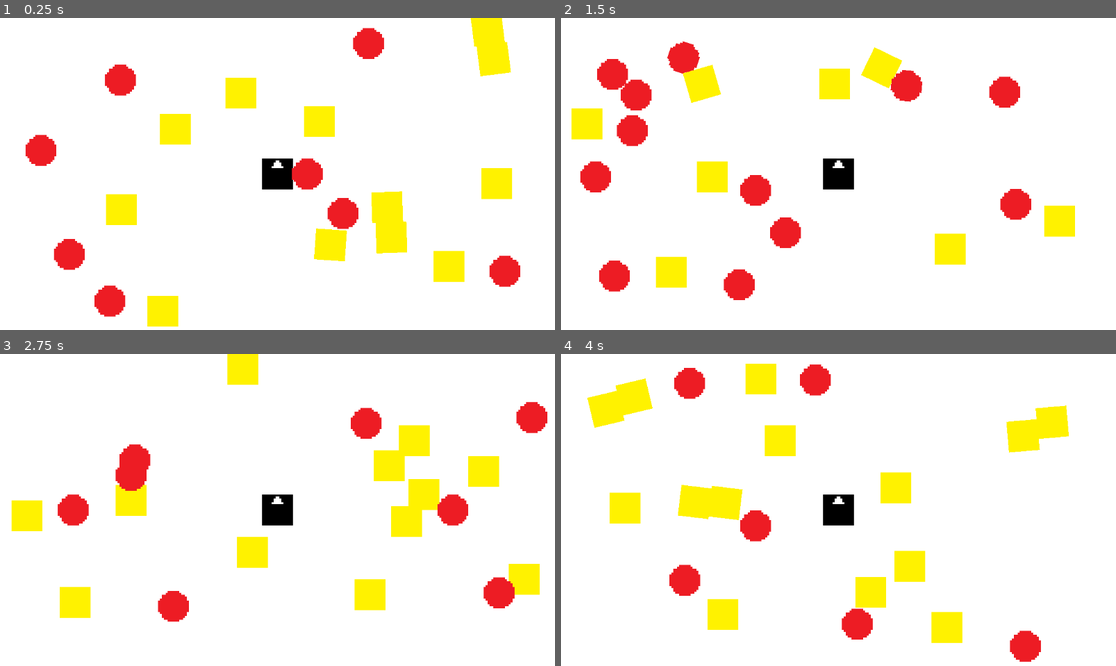
Above: before the commit, frames 1-4 (two rows, left to right).
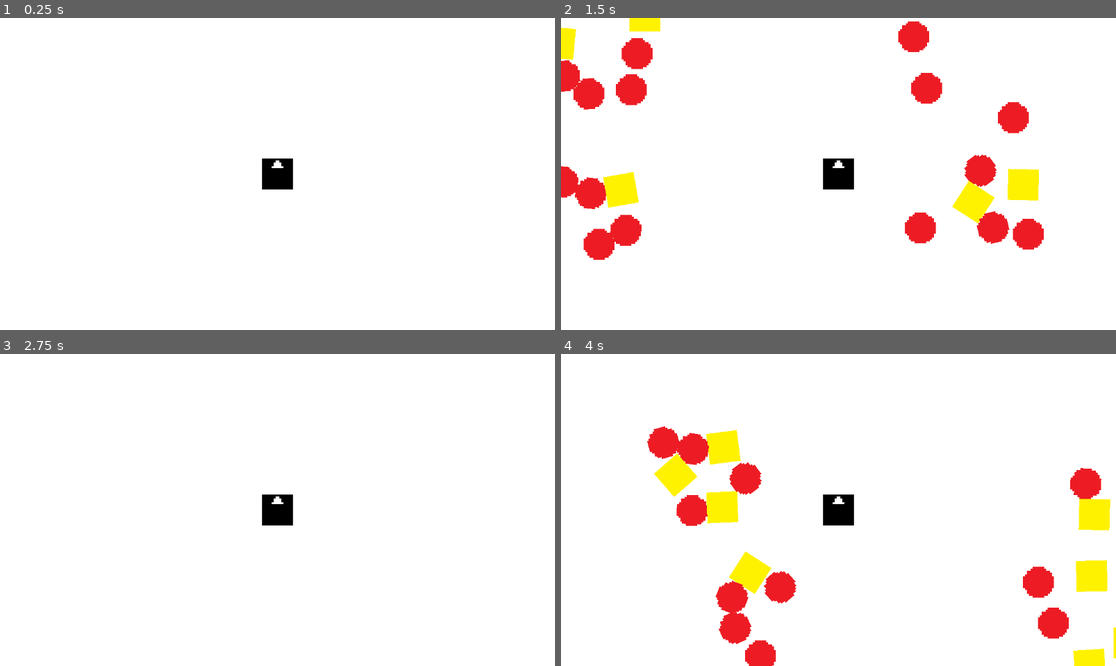
Above: after the commit, the same moments.

Repository: Marcin-Lach/javsc
Game: Godot game, scene res://main.tscn
Two runs of this game, one before a commit and one after it. Both use one fixed random seed, a clock stepped at 60 frames per second and the inputs below.
Inputs:
- Up to frame 1 (0.25 s): no input
- Up to frame 2 (1.5 s): hold Right (right) 0.53-1.28 s; hold Down (down) from 1.28 s (still down)
- Up to frame 3 (2.75 s): release Down (down) at 2.03 s; hold Right (right) from 2.03 s (still down)
- Up to frame 4 (4 s): release Right (right) at 2.78 s; hold Up (up) 2.78-3.53 s; hold Left (left) from 3.53 s (still down)

The runs differ from the first frame. In frame 1, 10% of the frame differs, in the area x 4-94%, y 0-99%; in frame 2, 17%; in frame 3, 10%; in frame 4, 18%, in the area x 4-100%, y 3-100%.

Commit message:
Improved EnemiesSpawn.gd to avoid enemies being spawned on top of player and give it some breathing room
Life’s a game, but it’s not fair

Diff:
--- a/src/EnemiesSpawn.gd
+++ b/src/EnemiesSpawn.gd
@@ -6,9 +6,36 @@
 
 # Called when the node enters the scene tree for the first time.
 func _ready():
+	pass
+
+# Called every frame. 'delta' is the elapsed time since the previous frame.
+func _process(delta):
+	pass
+
+
+func _on_timer_timeout():
+	var player_position = $Player.global_position
+	var safe_zone_radius = 65
+
 	for i in enemies_count:
+		var quadrant = randi_range(0 ,3)
+
 		var enemy_position_x = randi_range(-136, 136)
 		var enemy_position_y = randi_range(-73, 73)
+		match quadrant:
+			0:
+				enemy_position_x = randi_range(player_position.x - 136, player_position.x - 136 + safe_zone_radius)
+				enemy_position_y = randi_range(player_position.y - 73, player_position.y - 73 + safe_zone_radius)
+			1:
+				enemy_position_x = randi_range(player_position.x + 136, player_position.x + 136 - safe_zone_radius)
+				enemy_position_y = randi_range(player_position.y - 73, player_position.y - 73 + safe_zone_radius)
+			2:
+				enemy_position_x = randi_range(player_position.x + 136, player_position.x + 136 - safe_zone_radius)
+				enemy_position_y = randi_range(player_position.y + 73, player_position.y + 73 - safe_zone_radius)
+			3:
+				enemy_position_x = randi_range(player_position.x - 136, player_position.x - 136 + safe_zone_radius)
+				enemy_position_y = randi_range(player_position.y + 73, player_position.y + 73 - safe_zone_radius)
+
 		var enemy_type = randi_range(0, 1)
 
 		var enemy
@@ -20,7 +47,3 @@
 		enemy.position.x = enemy_position_x
 		enemy.position.y = enemy_position_y
 		add_child(enemy)
-
-# Called every frame. 'delta' is the elapsed time since the previous frame.
-func _process(delta):
-	pass
--- a/src/main.tscn
+++ b/src/main.tscn
@@ -31,4 +31,10 @@
 zoom = Vector2(4, 4)
 script = ExtResource("4_8ipmc")
 
+[node name="Timer" type="Timer" parent="."]
+process_callback = 0
+one_shot = true
+autostart = true
+
 [connection signal="body_entered" from="Player" to="Player" method="_on_body_entered"]
+[connection signal="timeout" from="Timer" to="." method="_on_timer_timeout"]
Not shown, changed: diary/README.md
